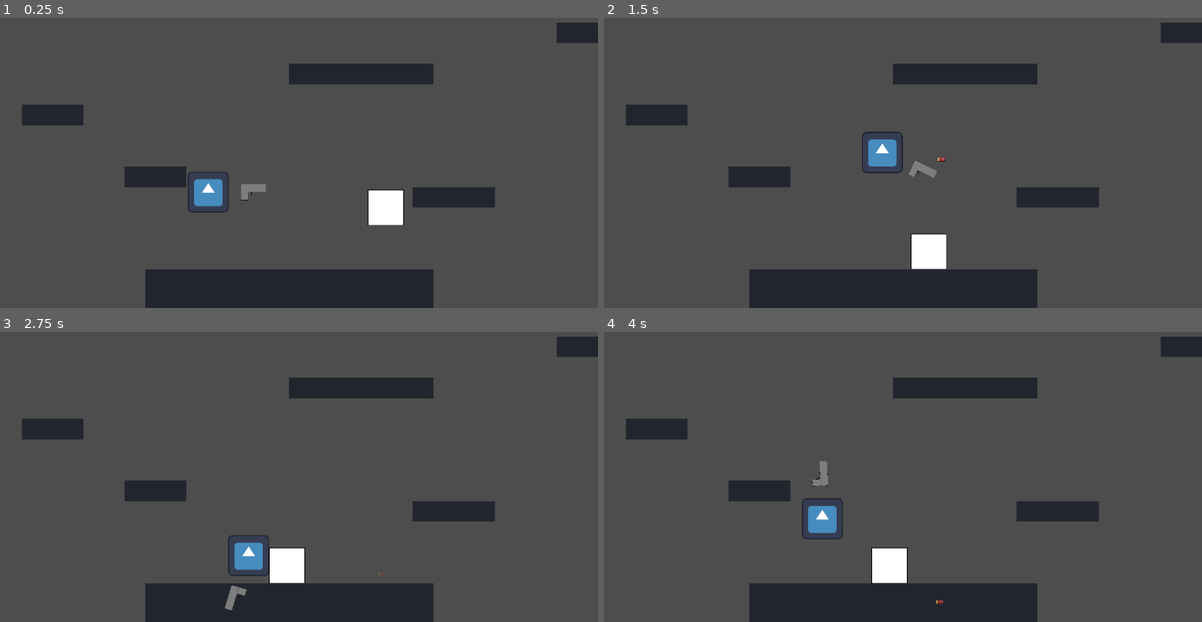
Above: before the commit, frames 1-4 (two rows, left to right).
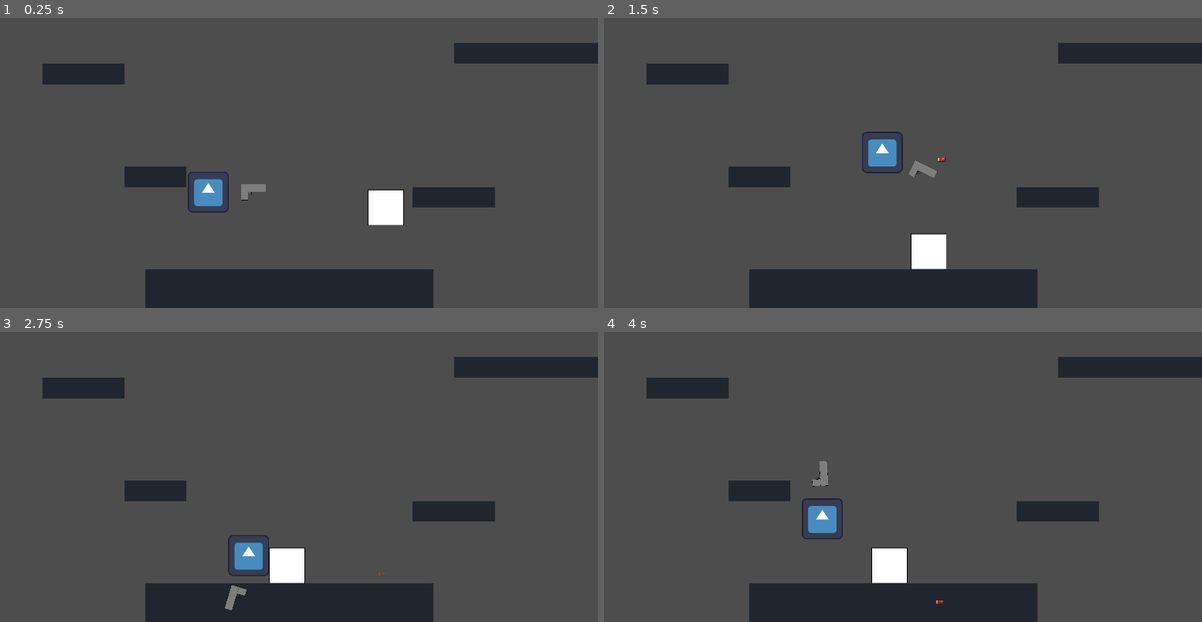
Above: after the commit, the same moments.

Repository: RajwolChapagain/Recoil-Robot
Game: Godot game, scene res://main.tscn
Two runs of this game, one before a commit and one after it. Both use one fixed random seed, a clock stepped at 60 frames per second and the inputs below. The engine's default icon, where the game draws it, is replaced by a stand-in: a white triangle on a blue panel in a dark square.
Inputs:
- Up to frame 1 (0.25 s): no input
- Up to frame 2 (1.5 s): hold D (move_right) 0.53-1.28 s; hold Up (fire_bullet) 0.53-1.28 s; tap W (jump) at 0.77 s; hold A (move_left) from 1.28 s (still down); tap Right (rotate_gun_clockwise) at 1.35 s
- Up to frame 3 (2.75 s): tap W (jump) at 1.52 s; release A (move_left) at 2.03 s; hold D (move_right) from 2.03 s (still down); hold Left (rotate_gun_counter_clockwise) from 2.03 s (still down)
- Up to frame 4 (4 s): release Left (rotate_gun_counter_clockwise) at 2.78 s; tap Up (fire_bullet) at 2.85 s; tap W (jump) at 3.02, 3.77 s; release D (move_right) at 3.53 s; hold A (move_left) from 3.53 s (still down); hold Right (rotate_gun_clockwise) from 3.53 s (still down)

The runs differ from the first frame. In frame 1, 5.7% of the frame differs, in the area x 3-100%, y 1-38%; in frame 2, 5.7%; in frame 3, 5.7%; in frame 4, 5.7%.

Commit message:
finalize level. remove old platform

Diff:
--- a/world/platform.tscn
+++ b/world/platform.tscn
@@ -1,6 +1,7 @@
-[gd_scene load_steps=3 format=3 uid="uid://cw4wqb5mg1tem"]
+[gd_scene load_steps=3 format=3 uid="uid://dx1qoaxww7m2v"]
 
-[ext_resource type="Texture2D" uid="uid://64r7jqq1b3yg" path="res://world/platform.png" id="1_tqlar"]
+[sub_resource type="CompressedTexture2D" id="CompressedTexture2D_igi2x"]
+load_path = "res://.godot/imported/platform.png-3c98ecb432ee72b35cbc67d2b122a36c.ctex"
 
 [sub_resource type="RectangleShape2D" id="RectangleShape2D_32u0s"]
 size = Vector2(1038, 138)
@@ -9,7 +10,7 @@
 collision_layer = 3
 
 [node name="Sprite2D" type="Sprite2D" parent="."]
-texture = ExtResource("1_tqlar")
+texture = SubResource("CompressedTexture2D_igi2x")
 
 [node name="CollisionShape2D" type="CollisionShape2D" parent="."]
 shape = SubResource("RectangleShape2D_32u0s")
--- a/world/world.tscn
+++ b/world/world.tscn
@@ -23,4 +23,4 @@
 [node name="TileMap" type="TileMap" parent="." groups=["platform"]]
 tile_set = SubResource("TileSet_twuvj")
 format = 2
-layer_0/tile_data = PackedInt32Array(1048586, 0, 0, 1048587, …(399 unchanged characters)… 0918, 0, 0, 720919, 0, 0, 720920, 0, 0, 458754, 0, 0, 458755, 0, 0, 458756, 0, 0, 327695, 0, 0, 327696, 0, 0, 327697, 0, 0, 327698, 0, 0, 327699, 0, 0, 327700, 0, 0, 327701, 0, 0, 655367, 0, 0, 655368, 0, 0, 655369, 0, 0, 196637, 0, 0, 196636, 0, 0)
+layer_0/tile_data = PackedInt32Array(1048586, 0, 0, 1048587, …(399 unchanged characters)… 0918, 0, 0, 720919, 0, 0, 720920, 0, 0, 655367, 0, 0, 655368, 0, 0, 655369, 0, 0, 262167, 0, 0, 262168, 0, 0, 262169, 0, 0, 262170, 0, 0, 262171, 0, 0, 262172, 0, 0, 262173, 0, 0, 327683, 0, 0, 327684, 0, 0, 327685, 0, 0, 327686, 0, 0)
Binary file removed: world/platform.png
Not shown, removed: world/platform.png.import
